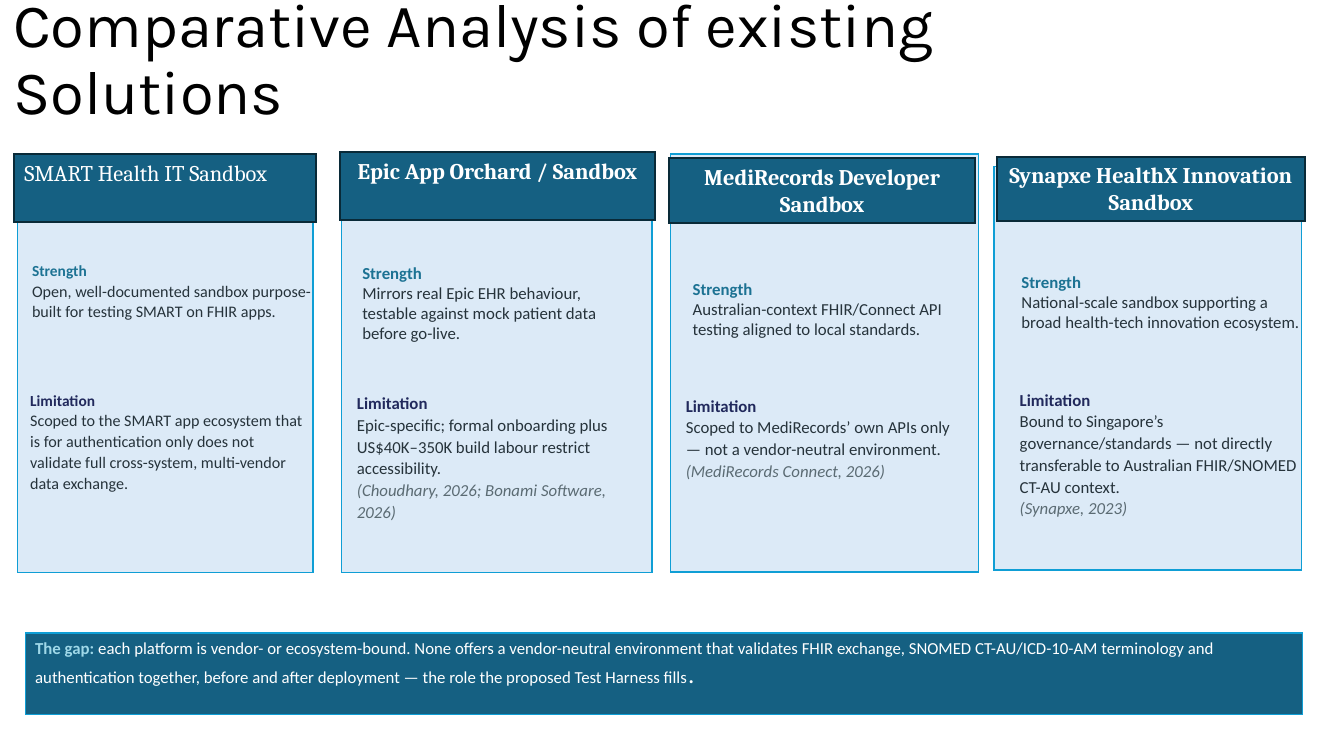
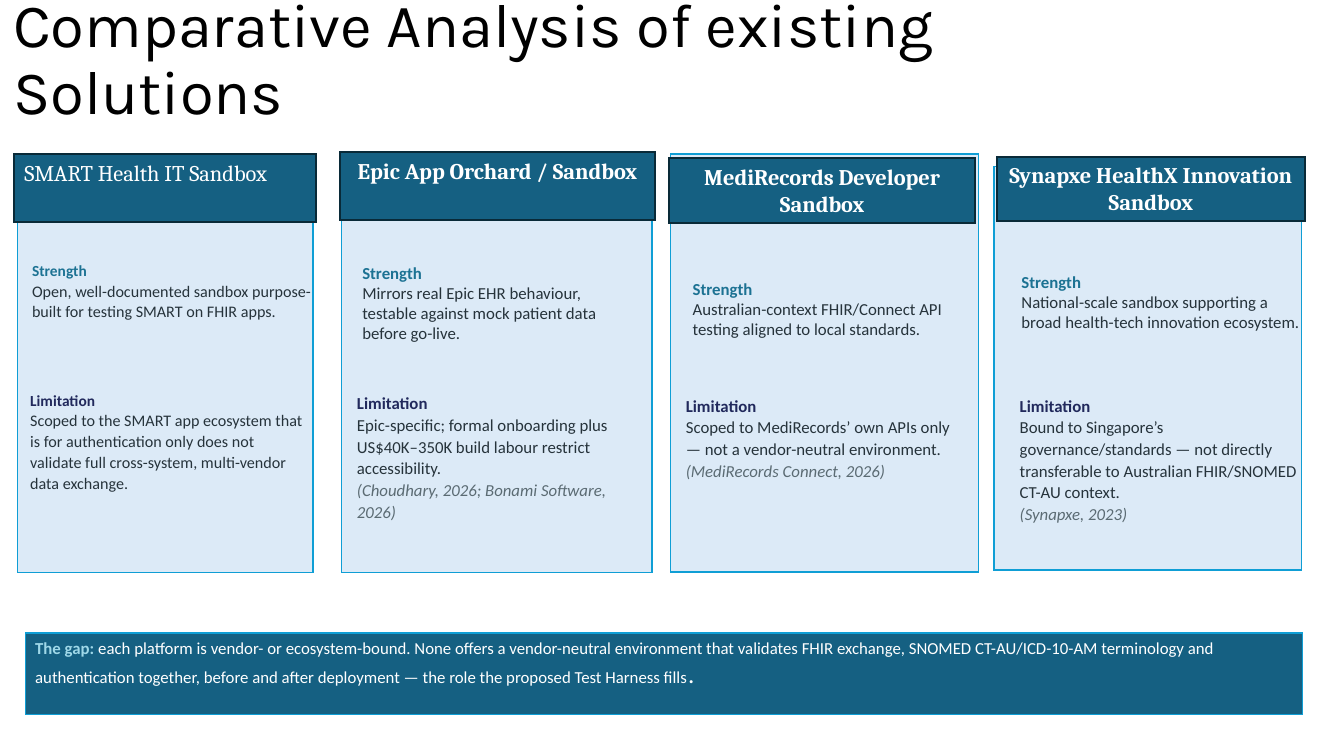
Before and after one commit to SkinnySeal17/HEAALTHCARE_SYSTEM, a slide deck: slide 2 of Presentation_Assignment2.pptx. Drawn at 1344x756 pixels with LibreOffice and Linux fonts; fonts in the diff are those of the drawing. Boxes give left, top, right and bottom in pixels: in the first picture for what was removed or moved away, otherwise in the second. Text is boxed around its words. In the diff, an @@ line names an element or a change of style, - is before the commit and + after.

Commit message:
Assesment 3 presentation

```diff
--- a/Presentation_Assignment2.pptx
+++ b/Presentation_Assignment2.pptx
@@ text "Limitation Bound to Singapore’s governance/standards ...": place and size @@
-text "Limitation Bound to Singapore’s governance/standards ..." at bbox=[1020, 394, 1296, 517]
+text "Limitation Bound to Singapore’s governance/standards ..." at bbox=[1020, 400, 1296, 523]
```
Also in this commit, not shown: 2 other files.
